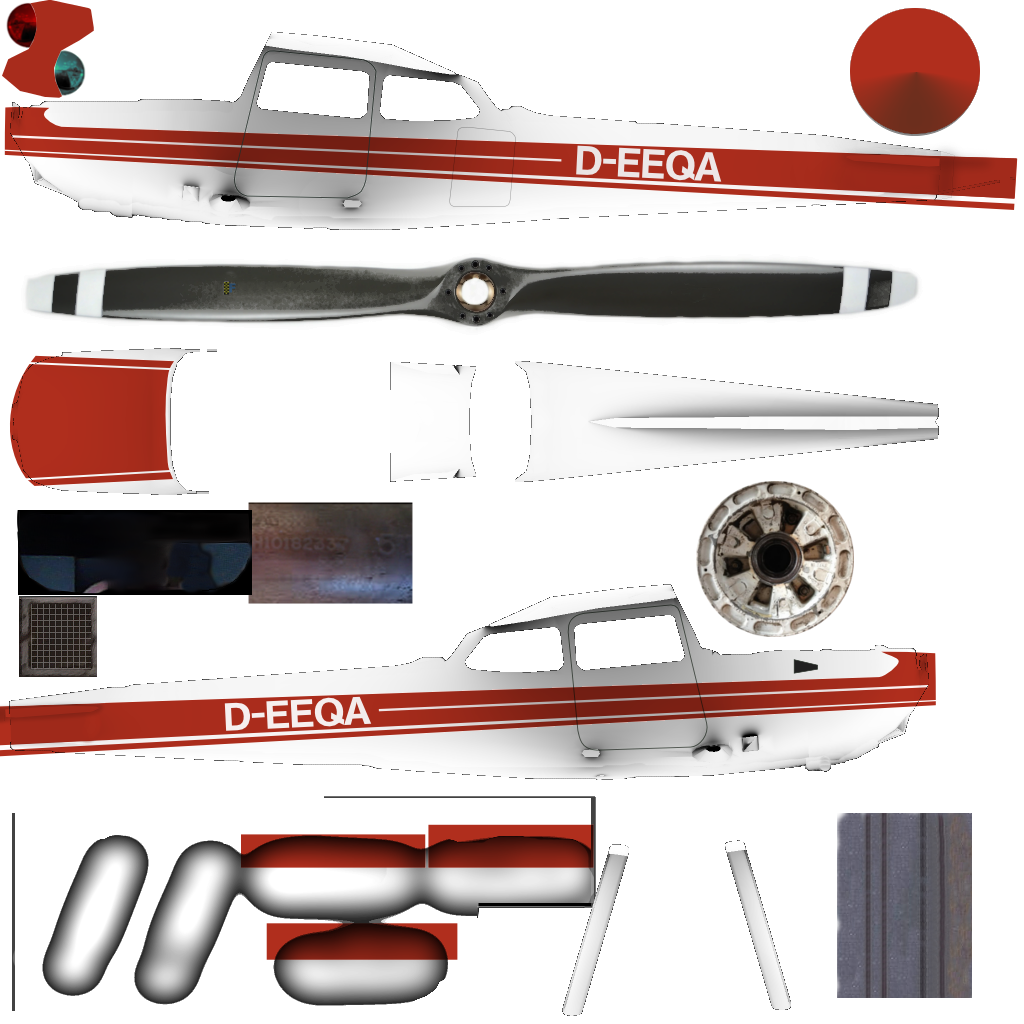
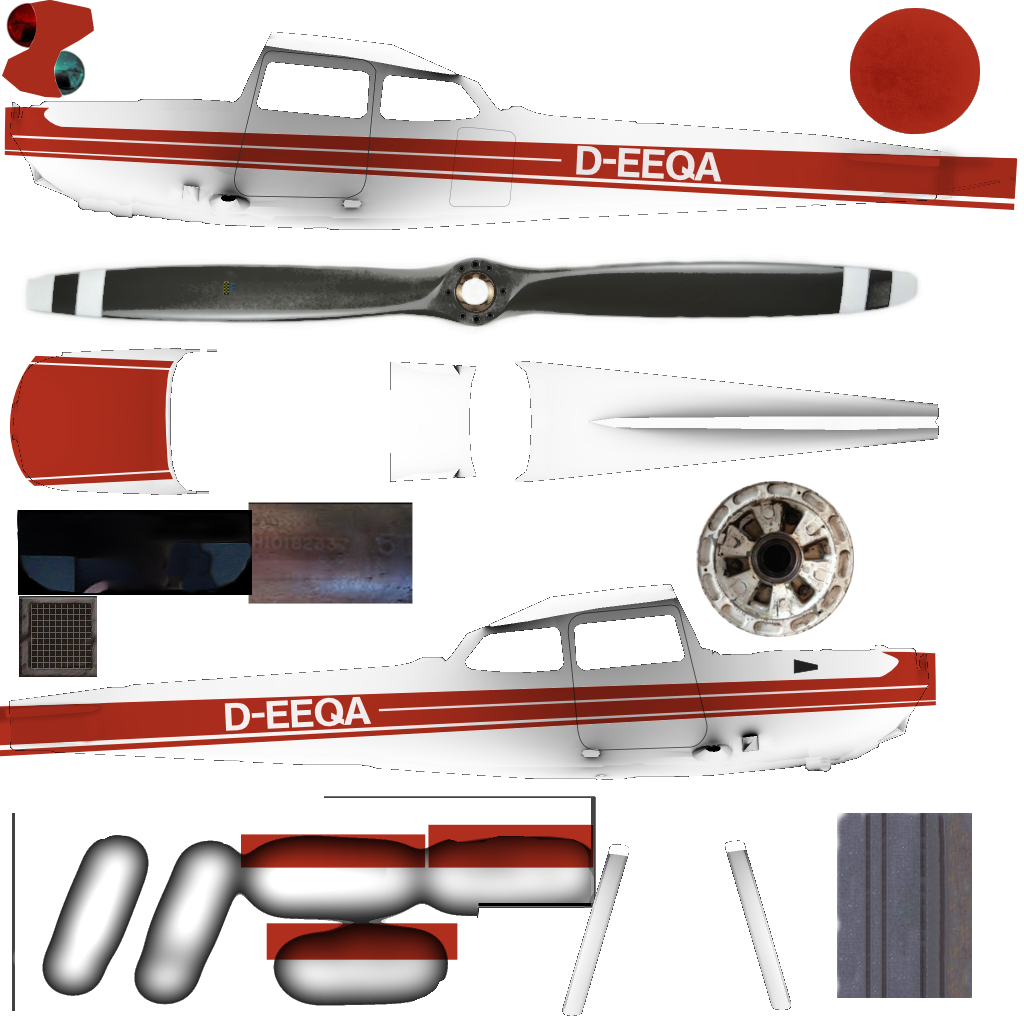
Layered file, before and after one edit (1024 x 1024). Changes by layer:
added layer "Clipboard #2" (soft light) above "Clipboard" over [850, 14, 979, 136]
hid "Clipboard" over [850, 10, 979, 136]
